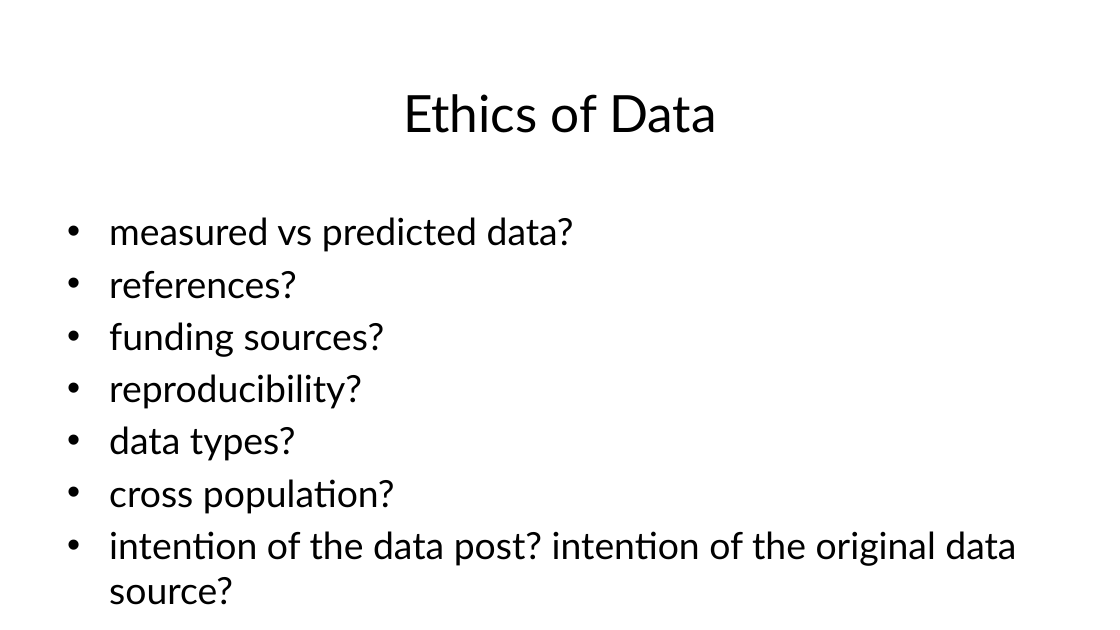
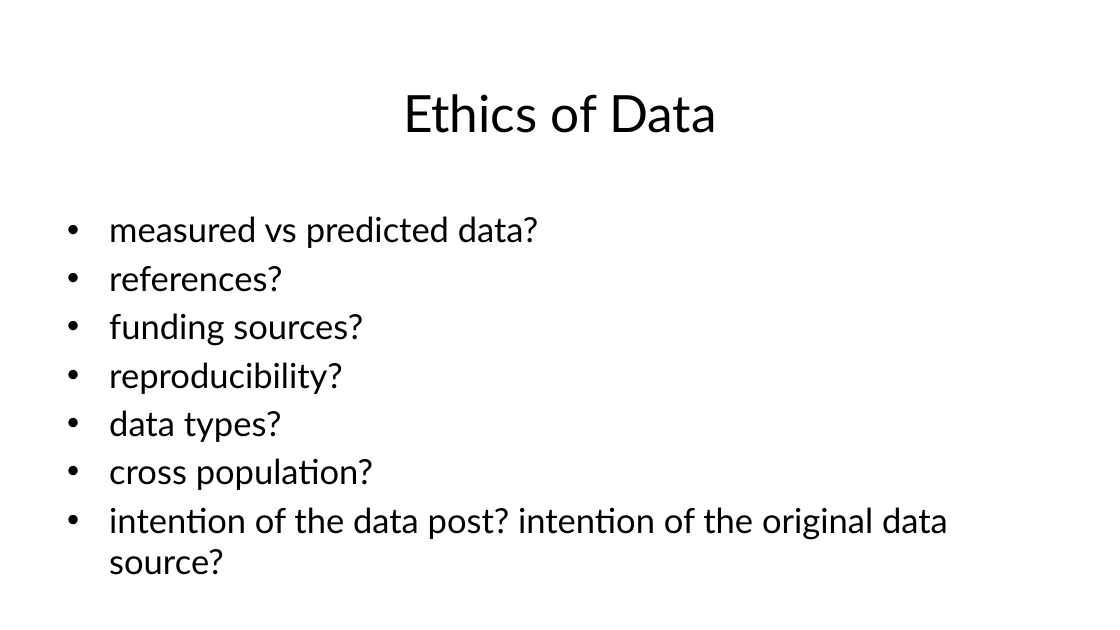
Before and after one commit to georgiadoing/CSC243-S26, a slide deck: slide 8 of Data/CSC483_Week3_A.pptx. Drawn at 1120x630 pixels with LibreOffice and Linux fonts; fonts in the diff are those of the drawing. Boxes give left, top, right and bottom in pixels: in the first picture for what was removed or moved away, otherwise in the second. Text is boxed around its words. In the diff, an @@ line names an element or a change of style, - is before the commit and + after.

```diff
--- a/Data/CSC483_Week3_A.pptx
+++ b/Data/CSC483_Week3_A.pptx
@@ text "measured vs predicted data?" at (x1=109, y1=216, x2=948, y2=575): size 24 to 22.2 pt @@
```
Also in this commit, not shown: 3 other slides changed, 5 other files.
